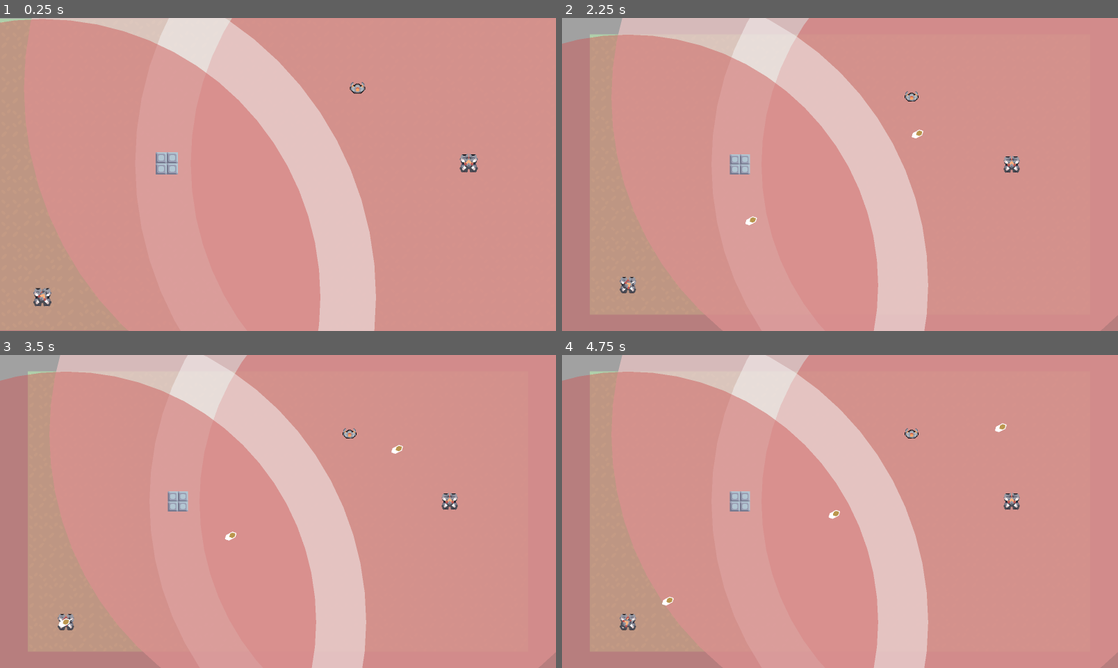
Above: before the commit, frames 1-4 (two rows, left to right).
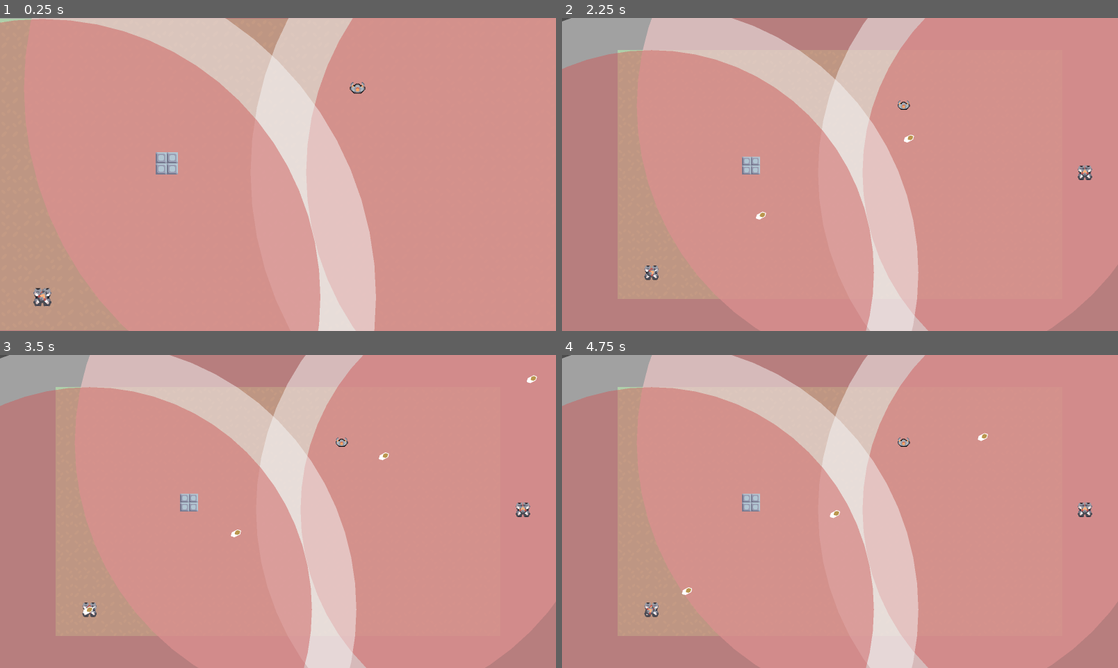
Above: after the commit, the same moments.

Repository: ToxicStarfall/mindustry-recreation
Game: Godot game, scene res://main.tscn
Two runs of this game, one before a commit and one after it. Both use one fixed random seed, a clock stepped at 60 frames per second and the inputs below.
Inputs (mouse positions are in pixels of both pictures, inside the frame that each line leads up to):
- Up to frame 1 (0.25 s): no input
- Up to frame 2 (2.25 s): tap Enter at 0.5 s; drag from (734, 168) to (917, 89) at 0.52 s; tap Space at 1.25 s; drag from (723, 168) to (917, 89) at 1.27 s; move the mouse to (723, 158) at 2.02 s; hold D (move_right) from 2.03 s (still down); hold Mouse wheel down (zoom_out) from 2.03 s (still down)
- Up to frame 3 (3.5 s): click (161, 495) at 2.3 s; release D (move_right) at 2.75 s; release Mouse wheel down (zoom_out) at 2.75 s; drag from (183, 495) to (350, 433) at 2.77 s
- Up to frame 4 (4.75 s): drag from (912, 433) to (734, 495) at 3.52 s; drag from (1012, 502) to (734, 495) at 4.27 s

The runs differ from the first frame. In frame 1, 6.9% of the frame differs, in the area x 28-86%, y 0-100%; in frame 2, 14%; in frame 3, 14%, in the area x 0-100%, y 0-100%; in frame 4, 14%.

Commit message:
Migrated camera and entity control
Moved to world script.

Diff:
--- a/entities/entity.gd
+++ b/entities/entity.gd
@@ -27,15 +27,15 @@
 var weapons: Array[Weapon]
 var statuses: Array
 
-@export var mouse_hovered: bool = false
+#@export var mouse_hovered: bool = false
 
 
 
 func _init() -> void:
 	child_entered_tree.connect( _on_child_entered_tree )
 	child_exiting_tree.connect( _on_child_exiting_tree )
-	self.mouse_entered.connect( func(): mouse_hovered = true )
-	self.mouse_exited.connect( func(): mouse_hovered = false )
+	#self.mouse_entered.connect( func(): mouse_hovered = true )
+	#self.mouse_exited.connect( func(): mouse_hovered = false )
 
 
 func _ready() -> void:
@@ -101,10 +101,10 @@
 		if is_selected:
 			pass
 
-	if event.is_action_pressed("control"):
-		if mouse_hovered:
-			is_controlled = true
-			Events.entity_controlled.emit(self)
+	#if event.is_action_pressed("control"):
+		#if mouse_hovered:
+			#is_controlled = true
+			#Events.entity_controlled.emit(self)
 
 
 func _on_hitbox_hit(damage_comp: DamageComponent):
--- a/game.gd
+++ b/game.gd
@@ -5,10 +5,11 @@
 const TILE_SIZE: int = 32
 
 @onready var World = get_tree().root.get_node("World")
-@onready var Camera = World.get_node("Camera2D")
+@onready var Camera = World.get_node("%Camera2D")
 
-var camera_locked: bool = false
+#var camera_locked: bool = false
 
+var hovered_entity: Entity
 var controlled_entity: Entity
 var selected_entities: Array[Entity]
 
@@ -16,27 +17,34 @@
 func _ready() -> void:
 	Events.entity_controlled.connect( _on_entity_controlled )
 	Events.entity_selected.connect( _on_entity_selected )
-	Events.projectile_spawned.connect( _on_projectile_spawned )
 
 
 func _unhandled_input(event: InputEvent) -> void:
-	# NOTE: event.factor is used for variable inputs such as trackpad scroll speed
-	var zoom_factor = 0.1
+	## NOTE: event.factor is used for variable inputs such as trackpad scroll speed
+	#var zoom_factor = 0.1
+	#if Camera.zoom.length() > 1.0:
+		#zoom_factor = 0.2
+	#else: zoom_factor = 0.1
+	#
+	## Makes trackpad zoom more smooth and less spotaneous
 	#if event is InputEventMouseButton and !event.factor == 1:
-		#print(event.factor)
 		#zoom_factor = event.factor
 		#zoom_factor = 0.01
-		#print(zoom_factor)
-
-	if event.is_action_pressed("zoom_in"):
-		Camera.zoom = (Camera.zoom + (Vector2.ONE * zoom_factor)).minf(2.5)
-	if event.is_action_pressed("zoom_out"):
-		Camera.zoom = (Camera.zoom - (Vector2.ONE * zoom_factor)).maxf(0.5)
-
-	#if !camera_locked:
-		#var pan_x = Input.get_axis("camera_pan_left", "camera_pan_right")
-		#var pan_y = Input.get_axis("camera_pan_up", "camera_pan_down")
-		#camera_pan_velocity = Vector2(pan_x, pan_y).normalized() * (512 + 256)
+#
+	#if event.is_action_pressed("zoom_in"):
+		#Camera.zoom = (Camera.zoom + (Vector2.ONE * zoom_factor)).minf(2.5)
+	#if event.is_action_pressed("zoom_out"):
+		#Camera.zoom = (Camera.zoom - (Vector2.ONE * zoom_factor)).maxf(0.25)
+#
+	##if !camera_locked:
+		##var pan_x = Input.get_axis("camera_pan_left", "camera_pan_right")
+		##var pan_y = Input.get_axis("camera_pan_up", "camera_pan_down")
+		##camera_pan_velocity = Vector2(pan_x, pan_y).normalized() * (512 + 256)
+	#
+	if event.is_action_pressed("control"):
+		if hovered_entity:
+			hovered_entity.is_controlled = true
+			Events.entity_controlled.emit(hovered_entity)
 
 
 #func _physics_process(delta: float) -> void:
@@ -44,31 +52,32 @@
 		#Camera.position += camera_pan_velocity * delta
 
 
-func _on_camera_lock_changed():
-	get_viewport().gui_release_focus()
-	camera_locked = !camera_locked
-	Camera.limit_enabled = camera_locked
-	Camera.drag_horizontal_enabled = camera_locked
-	Camera.drag_vertical_enabled = camera_locked
-
-	if camera_locked:
-		Camera.position = Vector2.ZERO
-		Camera.position_smoothing_speed = 5.0
-		#Camera.drag_top_margin = 0.2
-		#Camera.drag_bottom_margin = 0.2
-		#Camera.drag_left_margin = 0.2
-		#Camera.drag_right_margin = 0.2
-	else:
-		Camera.position_smoothing_speed = 10.0
-		#Camera.drag_top_margin = 0.05
-		#Camera.drag_bottom_margin = 0.05
-		#Camera.drag_left_margin = 0.05
-		#Camera.drag_right_margin = 0.05
+#func _on_camera_lock_changed():
+	#get_viewport().gui_release_focus()
+	#camera_locked = !camera_locked
+	#Camera.limit_enabled = camera_locked
+	#Camera.drag_horizontal_enabled = camera_locked
+	#Camera.drag_vertical_enabled = camera_locked
+#
+	#if camera_locked:
+		#Camera.position = Vector2.ZERO
+		#Camera.position_smoothing_speed = 5.0
+		##Camera.drag_top_margin = 0.2
+		##Camera.drag_bottom_margin = 0.2
+		##Camera.drag_left_margin = 0.2
+		##Camera.drag_right_margin = 0.2
+	#else:
+		#Camera.position_smoothing_speed = 10.0
+		##Camera.drag_top_margin = 0.05
+		##Camera.drag_bottom_margin = 0.05
+		##Camera.drag_left_margin = 0.05
+		##Camera.drag_right_margin = 0.05
 
 
 func _on_entity_controlled(entity: Entity):
 	if controlled_entity:
 		controlled_entity.is_controlled = false  # Un-control the previous controlled entity
+		controlled_entity.TargetingComp.attack_target()
 	controlled_entity = entity
 	Camera.reparent(controlled_entity)
 	Camera.position = Vector2.ZERO
@@ -77,7 +86,3 @@
 func _on_entity_selected(entity: Entity):
 	selected_entities.append(entity)
 	pass
-
-
-func _on_projectile_spawned(projectile: Projectile):
-	World.add_child( projectile )
--- a/main.gd
+++ /dev/null
@@ -1,16 +0,0 @@
-extends Node2D
-
-
-
-func _ready() -> void:
-	child_entered_tree.connect( _on_child_entered_tree )
-	child_exiting_tree.connect( _on_child_exiting_tree )
-	pass
-
-
-func _on_child_entered_tree(node: Node):
-	pass
-
-
-func _on_child_exiting_tree(node: Node):
-	pass
--- a/main.tscn
+++ b/main.tscn
@@ -1,10 +1,11 @@
 [gd_scene format=4 uid="uid://13tvefgy3kup"]
 
-[ext_resource type="Script" uid="uid://dlkyvbtsohh1u" path="res://main.gd" id="1_0xm2m"]
+[ext_resource type="Script" uid="uid://dlkyvbtsohh1u" path="res://world.gd" id="1_0xm2m"]
 [ext_resource type="PackedScene" uid="uid://dvhnkpjr827m6" path="res://entities/units/stell/stell.tscn" id="1_ig7tw"]
 [ext_resource type="PackedScene" uid="uid://cga2o27k20gn8" path="res://entities/blocks/wall.tscn" id="2_h2yge"]
 [ext_resource type="Texture2D" uid="uid://ipw05bvtan7u" path="res://assets/sprites/environment/floors_atlas.tres" id="3_lquwl"]
 [ext_resource type="PackedScene" uid="uid://dqn7lmf30e67d" path="res://entities/units/serpulo/dagger.tscn" id="5_lquwl"]
+[ext_resource type="PackedScene" uid="uid://er5bdrdfukxt" path="res://ui/debugger/debugger.tscn" id="6_7mycd"]
 
 [sub_resource type="PhysicsMaterial" id="PhysicsMaterial_1bvp3"]
 
@@ -36,6 +37,7 @@
 script = ExtResource("1_0xm2m")
 
 [node name="Camera2D" type="Camera2D" parent="." unique_id=986141999]
+unique_name_in_owner = true
 
 [node name="FloorTileMap" type="TileMapLayer" parent="." unique_id=1673399299]
 z_index = -1
@@ -51,8 +53,12 @@
 faction = 1
 
 [node name="Stell" parent="." unique_id=1595817732 instance=ExtResource("1_ig7tw")]
-position = Vector2(549, -32)
+position = Vector2(881, -6)
 faction = 1
 
 [node name="Stell2" parent="." unique_id=686862671 instance=ExtResource("1_ig7tw")]
 position = Vector2(-678, 353)
+
+[node name="UI" type="CanvasLayer" parent="." unique_id=479641234]
+
+[node name="MarginContainer" parent="UI" unique_id=743379157 instance=ExtResource("6_7mycd")]
--- /dev/null
+++ b/world.gd
@@ -0,0 +1,105 @@
+extends Node2D
+
+
+@onready var Camera = get_node("%Camera2D")
+var camera_locked: bool = false
+
+var blocks: Array[Block]
+var units: Array[Unit]
+
+
+
+func _init() -> void:
+	Events.projectile_spawned.connect( _on_projectile_spawned )
+
+	child_entered_tree.connect( _on_child_entered_tree )
+	child_exiting_tree.connect( _on_child_exiting_tree )
+
+
+func _unhandled_input(event: InputEvent) -> void:
+	# NOTE: event.factor is used for variable inputs such as trackpad scroll speed
+	var zoom_factor = 0.1
+	if Camera.zoom.length() > 1.0:  zoom_factor = 0.2 # Increase zoom factor on mousewheel at close zoom.
+	else: zoom_factor = 0.1
+
+	# Makes trackpad zoom more smooth and less spotaneous
+	if event is InputEventMouseButton and !event.factor == 1:
+		zoom_factor = event.factor
+		zoom_factor = 0.01
+
+	if event.is_action_pressed("zoom_in"):
+		Camera.zoom = (Camera.zoom + (Vector2.ONE * zoom_factor)).minf(2.5)
+	if event.is_action_pressed("zoom_out"):
+		Camera.zoom = (Camera.zoom - (Vector2.ONE * zoom_factor)).maxf(0.25)
+
+	#if !camera_locked:
+		#var pan_x = Input.get_axis("camera_pan_left", "camera_pan_right")
+		#var pan_y = Input.get_axis("camera_pan_up", "camera_pan_down")
+		#camera_pan_velocity = Vector2(pan_x, pan_y).normalized() * (512 + 256)
+
+
+#func _physics_process(delta: float) -> void:
+	#if !camera_locked:
+		#Camera.position += camera_pan_velocity * delta
+
+
+func _on_camera_lock_changed():
+	get_viewport().gui_release_focus()
+	camera_locked = !camera_locked
+	Camera.limit_enabled = camera_locked
+	Camera.drag_horizontal_enabled = camera_locked
+	Camera.drag_vertical_enabled = camera_locked
+
+	if camera_locked:
+		Camera.position = Vector2.ZERO
+		Camera.position_smoothing_speed = 5.0
+		#Camera.drag_top_margin = 0.2
+		#Camera.drag_bottom_margin = 0.2
+		#Camera.drag_left_margin = 0.2
+		#Camera.drag_right_margin = 0.2
+	else:
+		Camera.position_smoothing_speed = 10.0
+		#Camera.drag_top_margin = 0.05
+		#Camera.drag_bottom_margin = 0.05
+		#Camera.drag_left_margin = 0.05
+		#Camera.drag_right_margin = 0.05
+
+
+func _on_child_entered_tree(node: Node):
+	if node is Entity:
+		node.mouse_entered.connect( _on_mouse_entered_entity.bind(node) )
+		node.mouse_exited.connect( _on_mouse_exited_entity.bind(node) )
+		if node is Unit:
+			units.append(node)
+
+
+func _on_child_exiting_tree(node: Node):
+	if node is Entity:
+		node.mouse_entered.disconnect( _on_mouse_entered_entity )
+		node.mouse_exited.disconnect( _on_mouse_exited_entity )
+		if node is Unit:
+			units.erase(node)
+
+
+func _on_projectile_spawned(projectile: Projectile):
+	add_child( projectile )
+
+
+func _on_mouse_entered_entity(entity: Entity):
+	Game.hovered_entity = entity
+
+
+func _on_mouse_exited_entity(entity: Entity):
+	if Game.hovered_entity != entity:
+		pass
+	else:
+		Game.hovered_entity = null
+
+
+
+func get_blocks() -> Array[Block]:
+	return blocks
+
+
+func get_units() -> Array[Unit]:
+	return units
Renamed: main.gd.uid -> world.gd.uid
